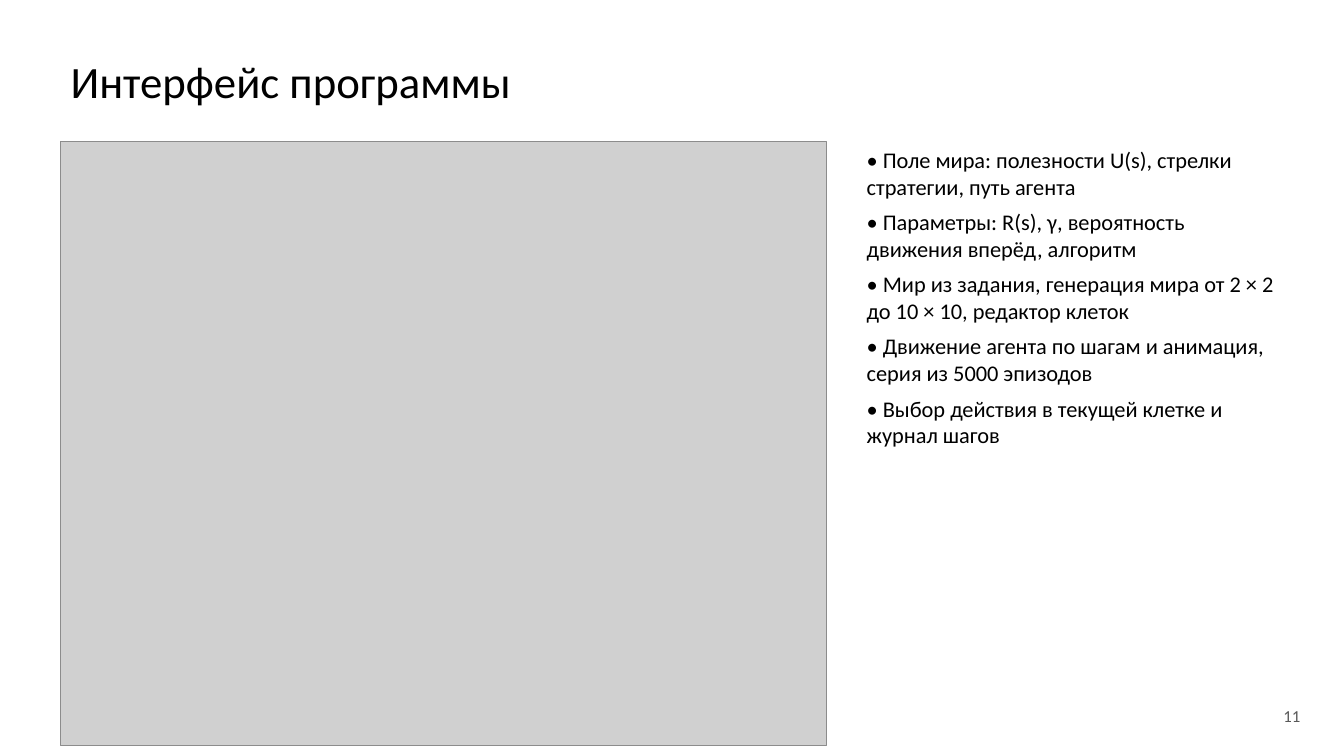
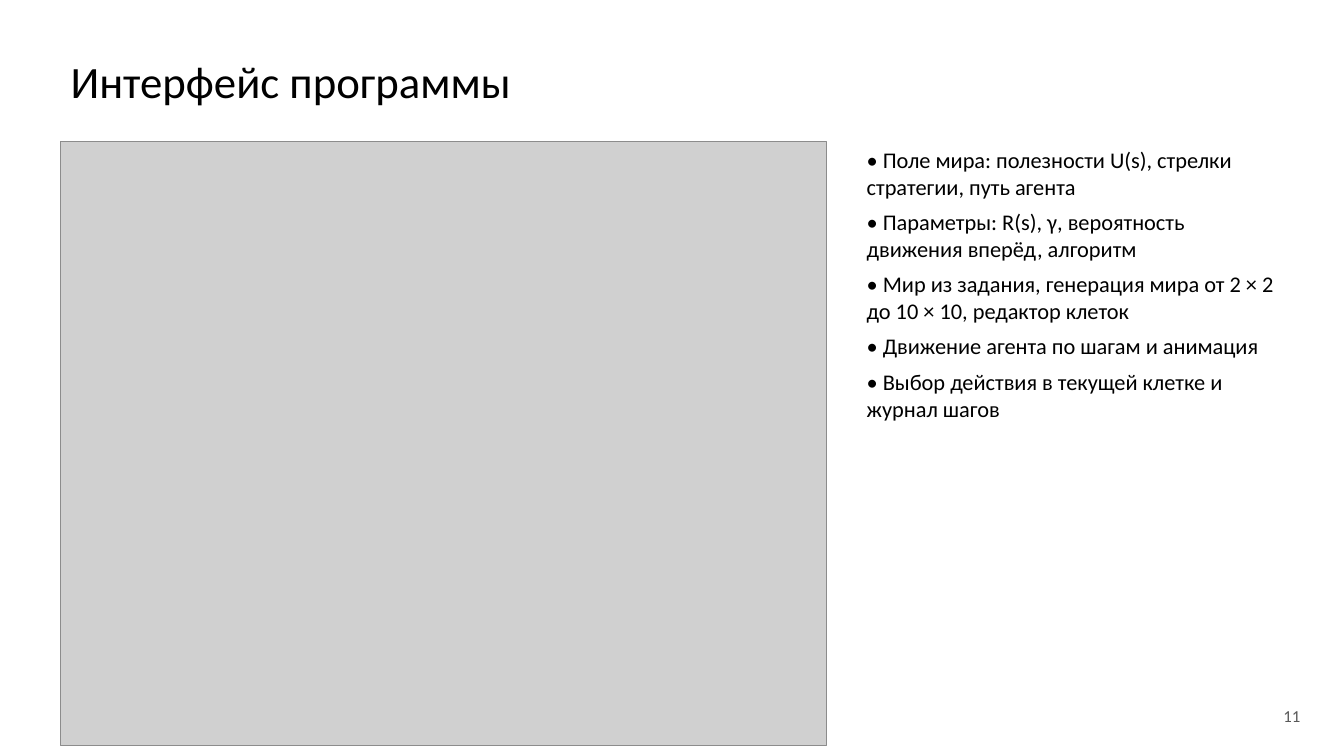
Before and after one commit to kostiashkaaa/Laboratory-5_java, a slide deck: slide 11 of Презентация_Лаб_5_Рыбалкин.pptx. Drawn at 1344x756 pixels with LibreOffice and Linux fonts; fonts in the diff are those of the drawing; grey boxes stand for pictures. Boxes give left, top, right and bottom in pixels: in the first picture for what was removed or moved away, otherwise in the second. Text is boxed around its words. In the diff, an @@ line names an element or a change of style, - is before the commit and + after.

```diff
--- a/Презентация_Лаб_5_Рыбалкин.pptx
+++ b/Презентация_Лаб_5_Рыбалкин.pptx
@@ text at [883, 339, 1258, 358]: text changed @@
-• Движение агента по шагам и анимация, серия из 5000 эпизодов
+• Движение агента по шагам и анимация
```
Also in this commit, not shown: 11 other files.
